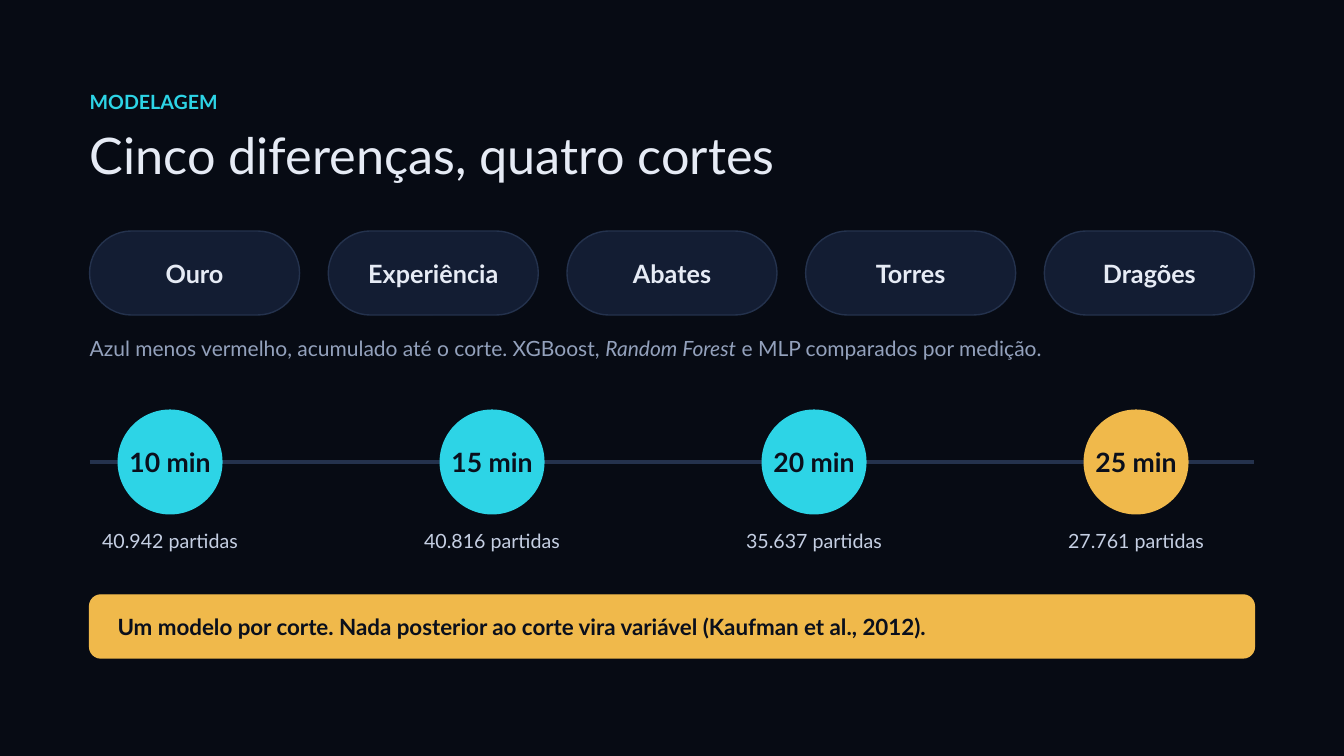
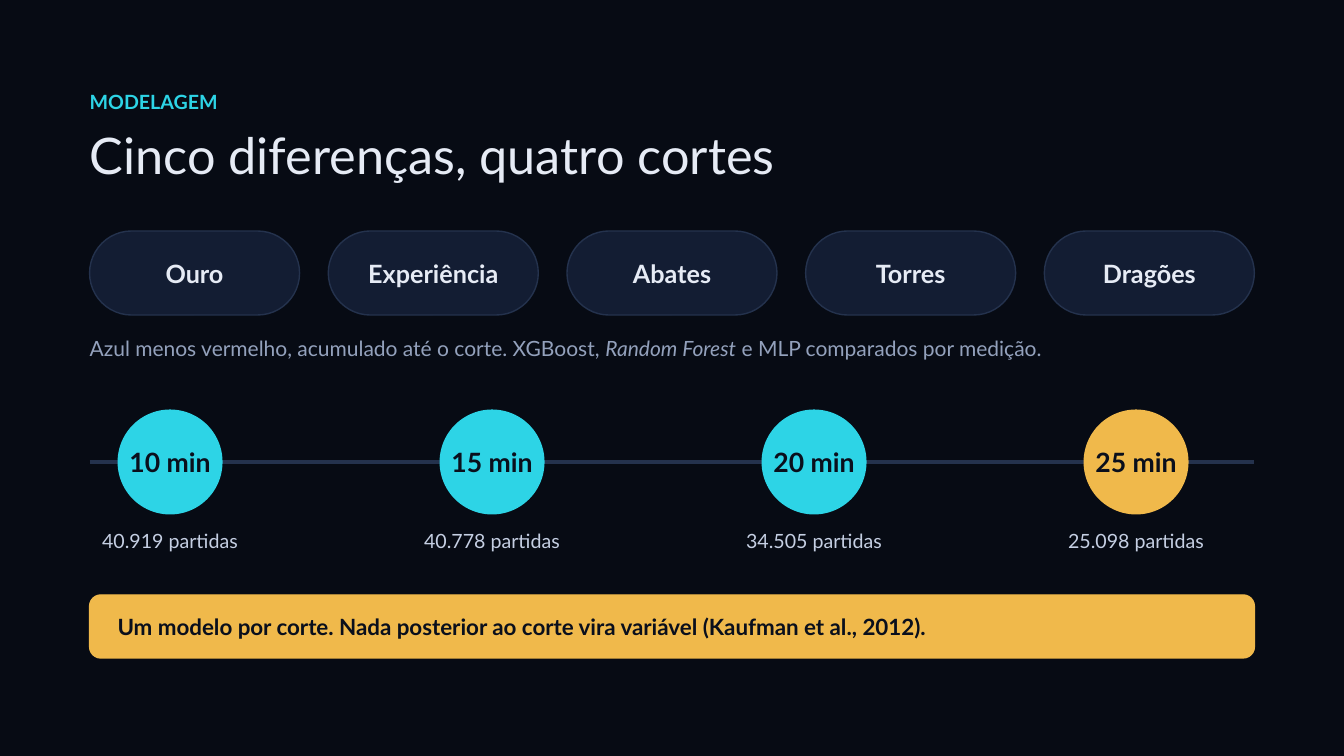
Before and after one commit to tamiosso125/lol-analytics, a slide deck: slide 9 of docs/bellestraiko_defesa_v4.pptx. Drawn at 1344x756 pixels with LibreOffice and Linux fonts; fonts in the diff are those of the drawing. Boxes give left, top, right and bottom in pixels: in the first picture for what was removed or moved away, otherwise in the second. Text is boxed around its words. In the diff, an @@ line names an element or a change of style, - is before the commit and + after.

```diff
--- a/docs/bellestraiko_defesa_v4.pptx
+++ b/docs/bellestraiko_defesa_v4.pptx
@@ text at [102,533,238,552]: text changed @@
-40.942 partidas
+40.919 partidas
@@ text at [424,533,560,552]: text changed @@
-40.816 partidas
+40.778 partidas
@@ text at [746,533,882,552]: text changed @@
-35.637 partidas
+34.505 partidas
@@ text at [1068,533,1204,552]: text changed @@
-27.761 partidas
+25.098 partidas
```
Also in this commit, not shown: 8 other slides changed.
